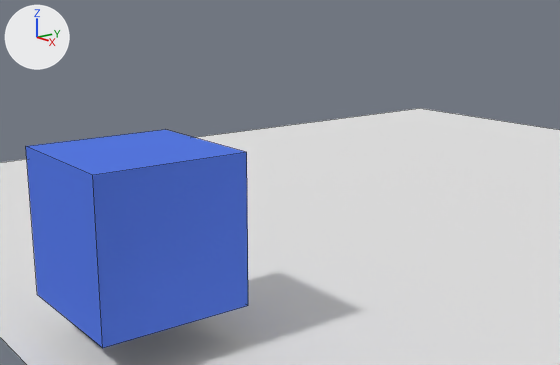
Renders of the Blender file modulePlayer.blend from each side of a commit.
The view is the same before and after, from a 50 mm camera at (10.78, -12.85, 4.47) aimed at (3.98, -7.64, 2.36). Arrows for +X, +Y and +Z are at upper left; the lights stay in place. Mesh edges are drawn as thin lines.

Names of what the first picture shows: 'Cubo', 'Plane'.
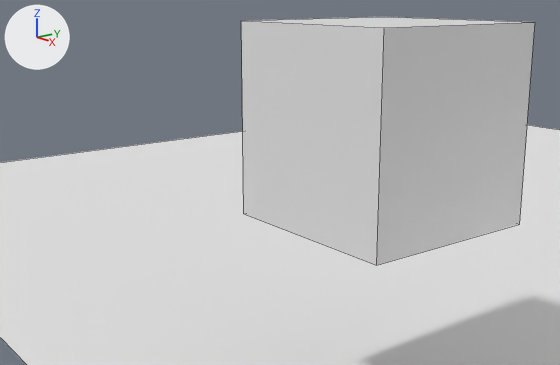
What differs and where, as boxes [x1, y1, x2, y2] in the pictures (560 x 365 px):
'Cube', added
    after: [241, 17, 535, 265]
'Cubo', deleted (blue)
    before: [26, 130, 248, 348]

What changed in the scene script:
```text
Add me_cube:
    me_cube.from_pydata(...)  # a box spanning x -1.0..1.0, y -1.0..1.0, z -1.0..1.0
Remove ob_cubo:
    ob_cubo = bpy.data.objects.new('Cubo', me_cube_001)
    ob_cubo.location = (2.186, -8.539, 1.568)
Add ob_cube:
    ob_cube = bpy.data.objects.new('Cube', me_cube)
    ob_cube.location = (5.279, -7.353, 3.181)
```
